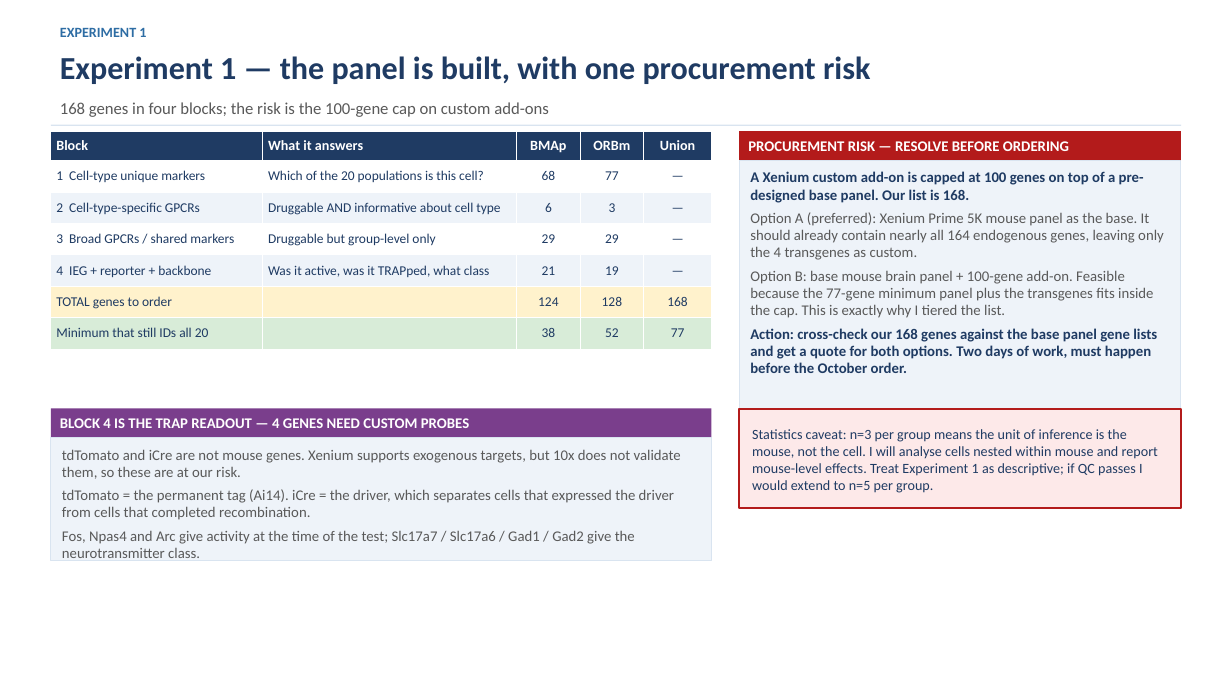
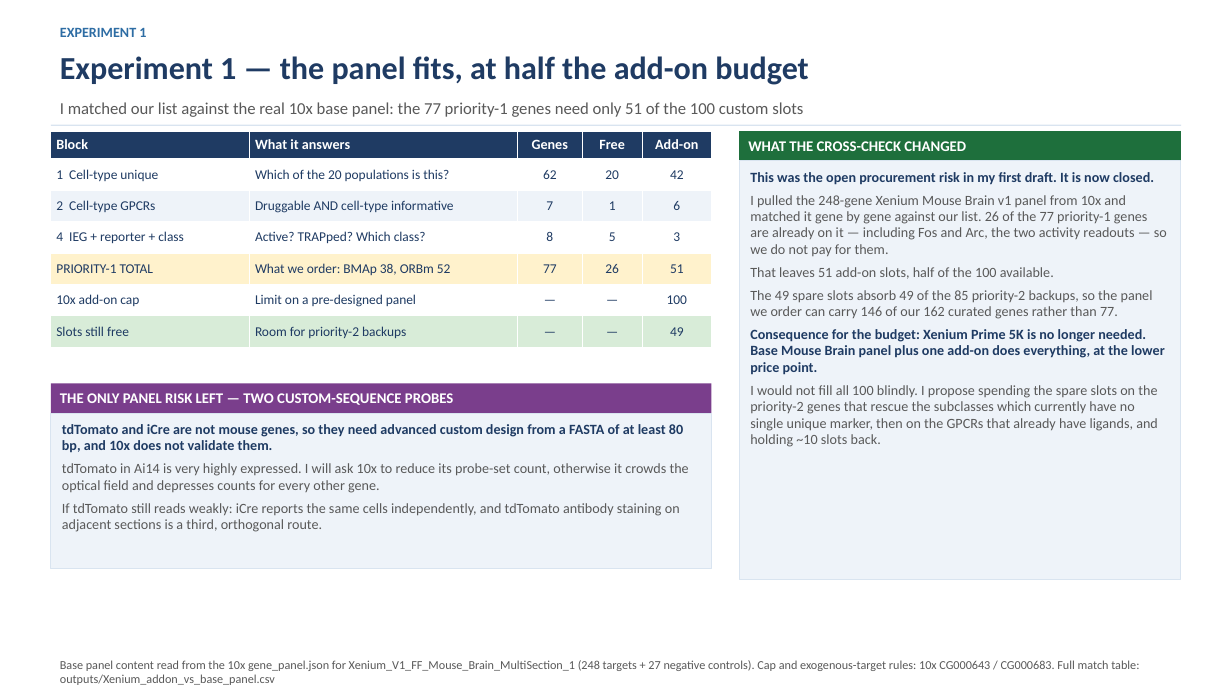
Before and after one commit to limserenahansol/Genelist_analysis_WMB, a slide deck: slide 6 of outputs/NextPhase_Plan_ORBm_BMAp_TRAP.pptx. Drawn at 1232x693 pixels with LibreOffice and Linux fonts; fonts in the diff are those of the drawing. Boxes give left, top, right and bottom in pixels: in the first picture for what was removed or moved away, otherwise in the second. Text is boxed around its words. In the diff, an @@ line names an element or a change of style, - is before the commit and + after.

```diff
--- a/outputs/NextPhase_Plan_ORBm_BMAp_TRAP.pptx
+++ b/outputs/NextPhase_Plan_ORBm_BMAp_TRAP.pptx
@@ text at [60,56,808,85]: text changed @@
-Experiment 1 — the panel is built, with one procurement risk
+Experiment 1 — the panel fits, at half the add-on budget
@@ text at [60,102,803,117]: text changed @@
-168 genes in four blocks; the risk is the 100-gene cap on custom add-ons
+I matched our list against the real 10x base panel: the 77 priority-1 genes need only 51 of the 100 custom slots
@@ table at [51,131,712,348] @@
-row 1: Block | What it answers | BMAp | ORBm | Union
+row 1: Block | What it answers | Genes | Free | Add-on
-row 2: 1 Cell-type unique markers | Which of the 20 populations is this cell? | 68 | 77 | —
+row 2: 1 Cell-type unique | Which of the 20 populations is this? | 62 | 20 | 42
-row 3: 2 Cell-type-specific GPCRs | Druggable AND informative about cell type | 6 | 3 | —
+row 3: 2 Cell-type GPCRs | Druggable AND cell-type informative | 7 | 1 | 6
-row 4: 3 Broad GPCRs / shared markers | Druggable but group-level only | 29 | 29 | —
+row 4: 4 IEG + reporter + class | Active? TRAPped? Which class? | 8 | 5 | 3
-row 5: 4 IEG + reporter + backbone | Was it active, was it TRAPped, what class | 21 | 19 | —
+row 5: PRIORITY-1 TOTAL | What we order: BMAp 38, ORBm 52 | 77 | 26 | 51
-row 6: TOTAL genes to order |  | 124 | 128 | 168
+row 6: 10x add-on cap | Limit on a pre-designed panel | — | — | 100
-row 7: Minimum that still IDs all 20 |  | 38 | 52 | 77
+row 7: Slots still free | Room for priority-2 backups | — | — | 49
@@ fill #EEF3F9 to #FFF2CC in row 5 @@
@@ fill #FFF2CC to #FFFFFF in row 6 @@
@@ rectangle "WHAT THE CROSS-CHECK CHANGED" at [739,131,1181,161]: fill #B31B1B to #1E6F3C @@
@@ text in rectangle at [748,141,966,151]: text changed @@
-PROCUREMENT RISK — RESOLVE BEFORE ORDERING
+WHAT THE CROSS-CHECK CHANGED
@@ rectangle "This was the open procurement ...": place and size @@
-rectangle "This was the open procurement ..." at [739,161,1181,445]
+rectangle "This was the open procurement ..." at [739,161,1181,579]
@@ text in rectangle at [750,172,1167,447]: text changed; size 11.5 to 11 pt @@
-A Xenium custom add-on is capped at 100 genes on top of a pre-designed base panel. Our list is 168.
-Option A (preferred): Xenium Prime 5K mouse panel as the base. It should already contain nearly all 164 endogenous genes, leaving only the 4 transgenes as custom.
-Option B: base mouse brain panel + 100-gene add-on. Feasible because the 77-gene minimum panel plus the transgenes fits inside the cap. This is exactly why I tiered the list.
-Action: cross-check our 168 genes against the base panel gene lists and get a quote for both options. Two days of work, must happen before the October order.
+This was the open procurement risk in my first draft. It is now closed.
+I pulled the 248-gene Xenium Mouse Brain v1 panel from 10x and matched it gene by gene against our list. 26 of the 77 priority-1 genes are already on it — including Fos and Arc, the two activity readouts — so we do not pay for them.
+That leaves 51 add-on slots, half of the 100 available.
+The 49 spare slots absorb 49 of the 85 priority-2 backups, so the panel we order can carry 146 of our 162 curated genes rather than 77.
+Consequence for the budget: Xenium Prime 5K is no longer needed. Base Mouse Brain panel plus one add-on does everything, at the lower price point.
+I would not fill all 100 blindly. I propose spending the spare slots on the priority-2 genes that rescue the subclasses which currently have no single unique marker, then on the GPCRs that already have ligands, and holding ~10 slots back.
@@ rectangle "THE ONLY PANEL RISK LEFT ...": place and size @@
-rectangle "THE ONLY PANEL RISK LEFT ..." at [51,409,712,438]
+rectangle "THE ONLY PANEL RISK LEFT ..." at [51,384,712,413]
@@ rectangle "tdTomato and iCre are not ...": place and size @@
-rectangle "tdTomato and iCre are not ..." at [51,438,712,561]
+rectangle "tdTomato and iCre are not ..." at [51,413,712,568]
@@ text in rectangle at [60,393,453,405]: text changed @@
-BLOCK 4 IS THE TRAP READOUT — 4 GENES NEED CUSTOM PROBES
+THE ONLY PANEL RISK LEFT — TWO CUSTOM-SEQUENCE PROBES
@@ rectangle removed at [739,409,1181,508] @@
-Statistics caveat: n=3 per group means the unit of inference is the mouse, not the cell. I will analyse cells nested within mouse and report mouse-level effects. Treat Experiment 1 as descriptive; if QC passes I would extend to n=5 per group.
@@ text in rectangle at [62,424,689,532]: text changed; size 11.5 to 11 pt @@
-tdTomato and iCre are not mouse genes. Xenium supports exogenous targets, but 10x does not validate them, so these are at our risk.
-tdTomato = the permanent tag (Ai14). iCre = the driver, which separates cells that expressed the driver from cells that completed recombination.
-Fos, Npas4 and Arc give activity at the time of the test; Slc17a7 / Slc17a6 / Gad1 / Gad2 give the neurotransmitter class.
+tdTomato and iCre are not mouse genes, so they need advanced custom design from a FASTA of at least 80 bp, and 10x does not validate them.
+tdTomato in Ai14 is very highly expressed. I will ask 10x to reduce its probe-set count, otherwise it crowds the optical field and depresses counts for every other gene.
+If tdTomato still reads weakly: iCre reports the same cells independently, and tdTomato antibody staining on adjacent sections is a third, orthogonal route.
@@ text added at [60,660,1139,685], 9.5 pt, text #595959 @@
+Base panel content read from the 10x gene_panel.json for Xenium_V1_FF_Mouse_Brain_MultiSection_1 (248 targets + 27 negative controls). Cap and exogenous-target rules: 10x CG000643 / CG000683. Full match table: outputs/Xenium_addon_vs_base_panel.csv
```
Also in this commit, not shown: 7 other slides changed, 1 slide added, 8 other files.
